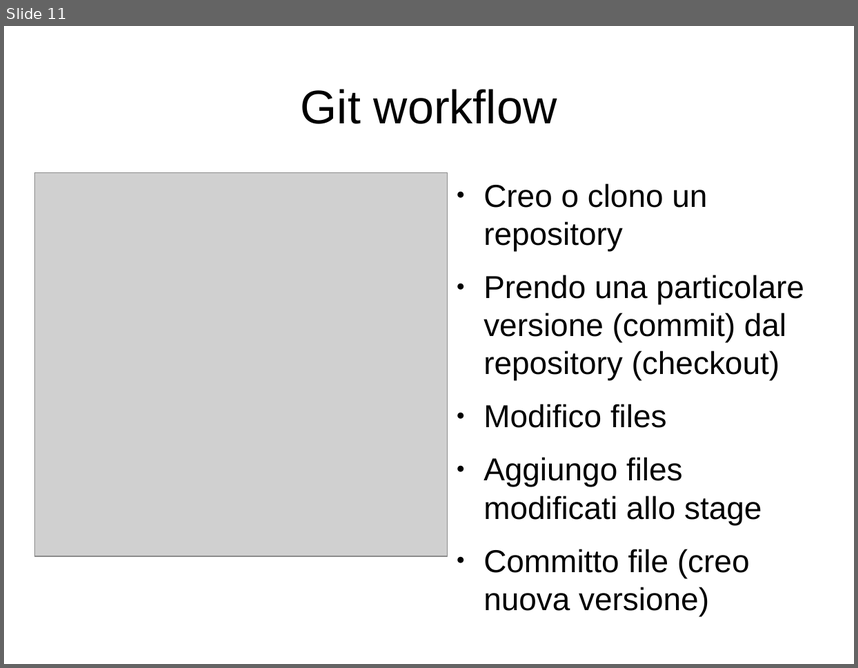
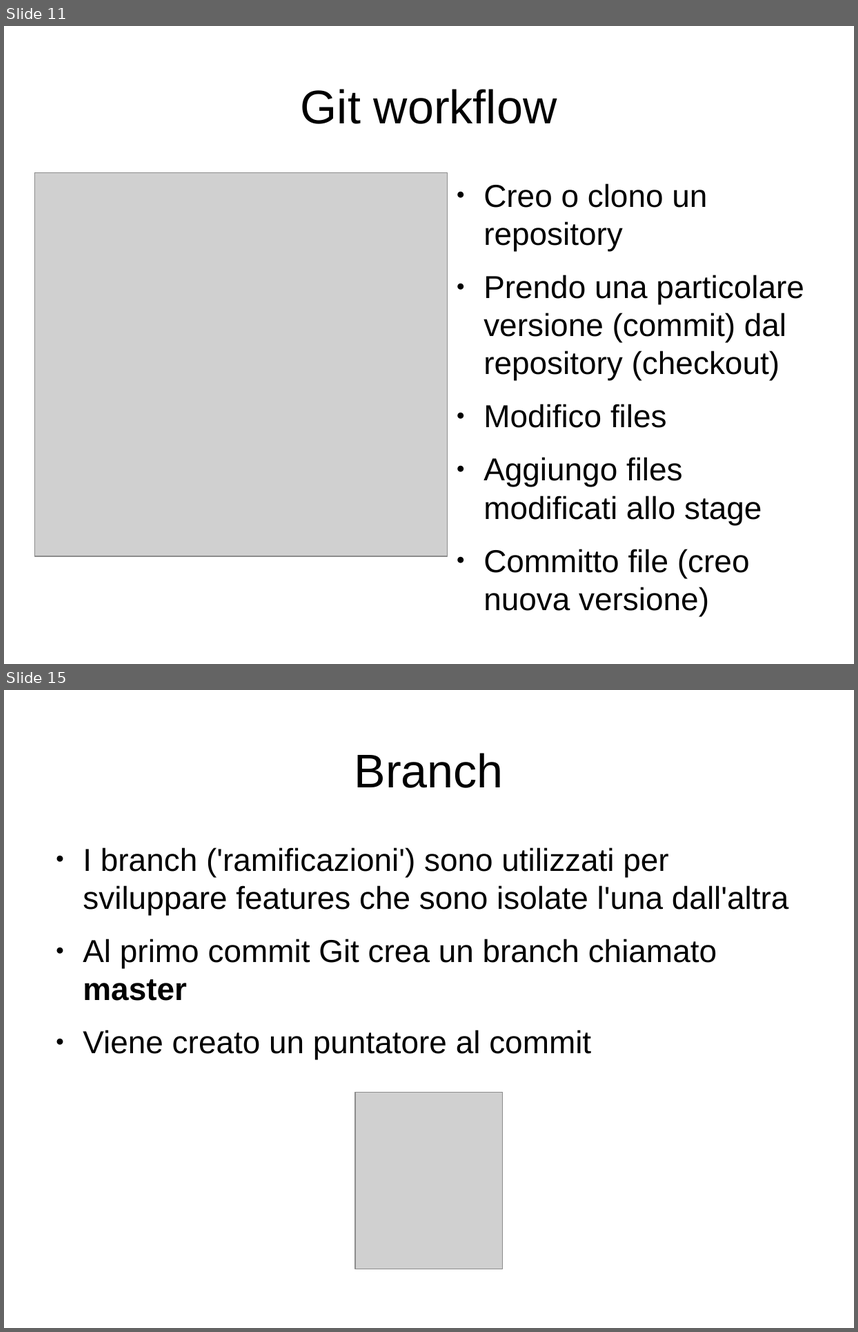
Before and after one commit to lucamariani/corso_diapositive, a slide deck: lez1.odp. Shown one above the other, each under a label of ours: slide 11 before the commit, slides 11 and 15 after it; the slides between them are not shown. The pictures are 858x668 and 858x1332 pixels, drawn with LibreOffice and Linux fonts; fonts in the diff are those of the drawing; grey boxes stand for pictures. Boxes give left, top, right and bottom in pixels: in the first picture for what was removed or moved away, otherwise in the second. Text is boxed around its words. In the diff, an @@ line names an element or a change of style, - is before the commit and + after.

```diff
--- a/lez1.odp
+++ b/lez1.odp
@@ slide 15 added at (4, 690, 854, 1328), background #FFFFFF @@
@@ title added at (355, 753, 504, 788), 44 pt, text #000000 @@
+Branch
@@ text added at (83, 847, 789, 1059), 29.6 pt, text #000000 @@
+● I branch ('ramificazioni') sono utilizzati per sviluppare features che sono isolate l'una dall'altra
+● Al primo commit Git crea un branch chiamato master
+● Viene creato un puntatore al commit
@@ picture added at (356, 1092, 503, 1268) @@
```
Also in this commit, not shown: 2 slides changed, 7 other slides added.
